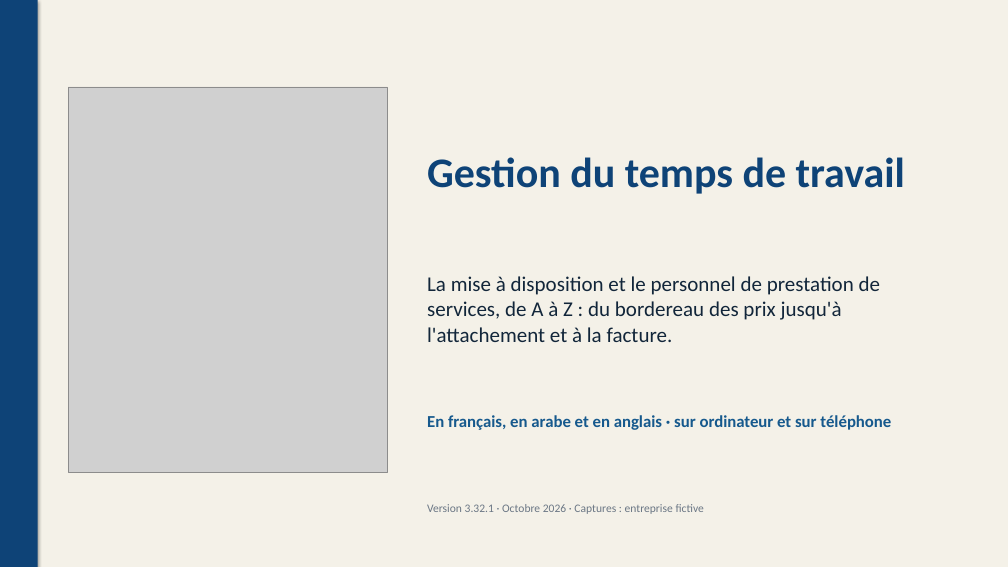
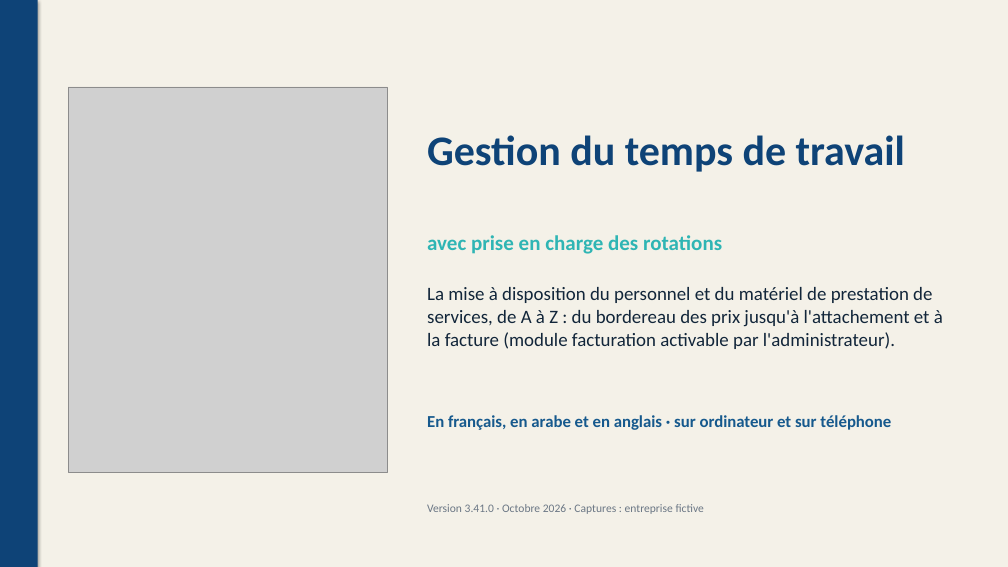
Before and after one commit to rayanem-dev/pointage-app, a slide deck: slide 1 of Kit-Sijil/Sijil-Presentation.pptx. Drawn at 1008x567 pixels with LibreOffice and Linux fonts; fonts in the diff are those of the drawing; grey boxes stand for pictures. Boxes give left, top, right and bottom in pixels: in the first picture for what was removed or moved away, otherwise in the second. Text is boxed around its words. In the diff, an @@ line names an element or a change of style, - is before the commit and + after.

```diff
--- a/Kit-Sijil/Sijil-Presentation.pptx
+++ b/Kit-Sijil/Sijil-Presentation.pptx
@@ text "Gestion du temps de travail": place and size @@
-text "Gestion du temps de travail" at box(427, 157, 905, 194)
+text "Gestion du temps de travail" at box(427, 135, 905, 172)
@@ text added at box(427, 235, 722, 254), 20 pt, text #2FB5B4, bold @@
+avec prise en charge des rotations
@@ text at box(427, 287, 943, 349): text changed; size 20 to 18 pt @@
-La mise à disposition et le personnel de prestation de services, de A à Z : du bordereau des prix jusqu'à l'attachement et à la facture.
+La mise à disposition du personnel et du matériel de prestation de services, de A à Z : du bordereau des prix jusqu'à l'attachement et à la facture (module facturation activable par l'administrateur).
@@ text at box(427, 504, 704, 514): text changed @@
-Version 3.32.1 · Octobre 2026 · Captures : entreprise fictive
+Version 3.41.0 · Octobre 2026 · Captures : entreprise fictive
```
Also in this commit, not shown: 2 other slides changed, 32 other files.
